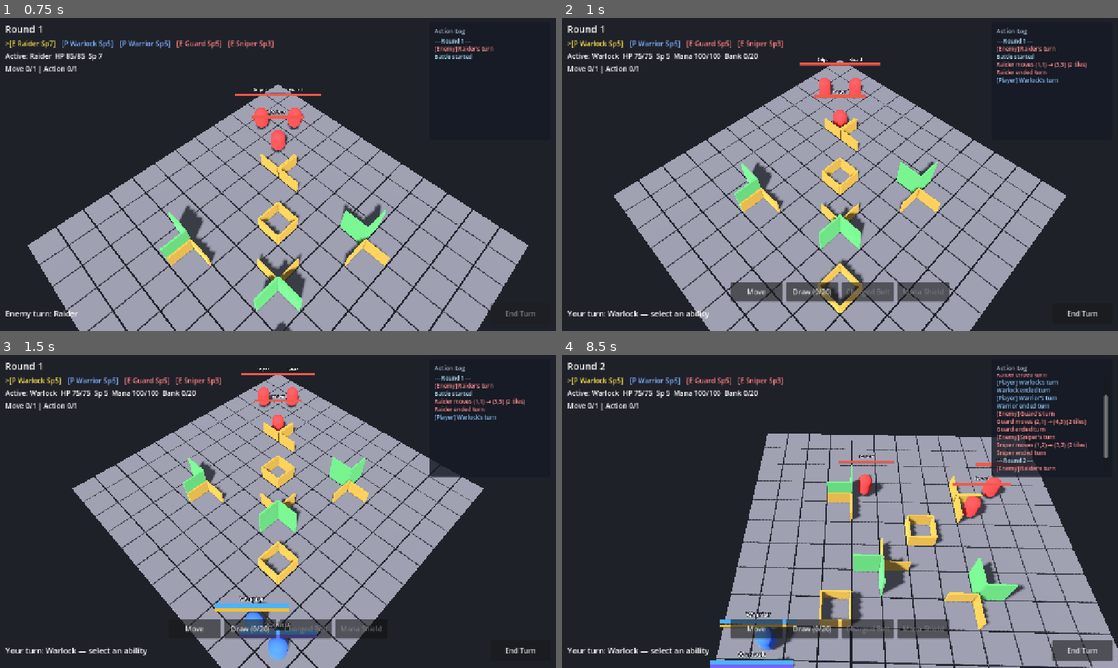
Above: before the commit, frames 1-4 (two rows, left to right).
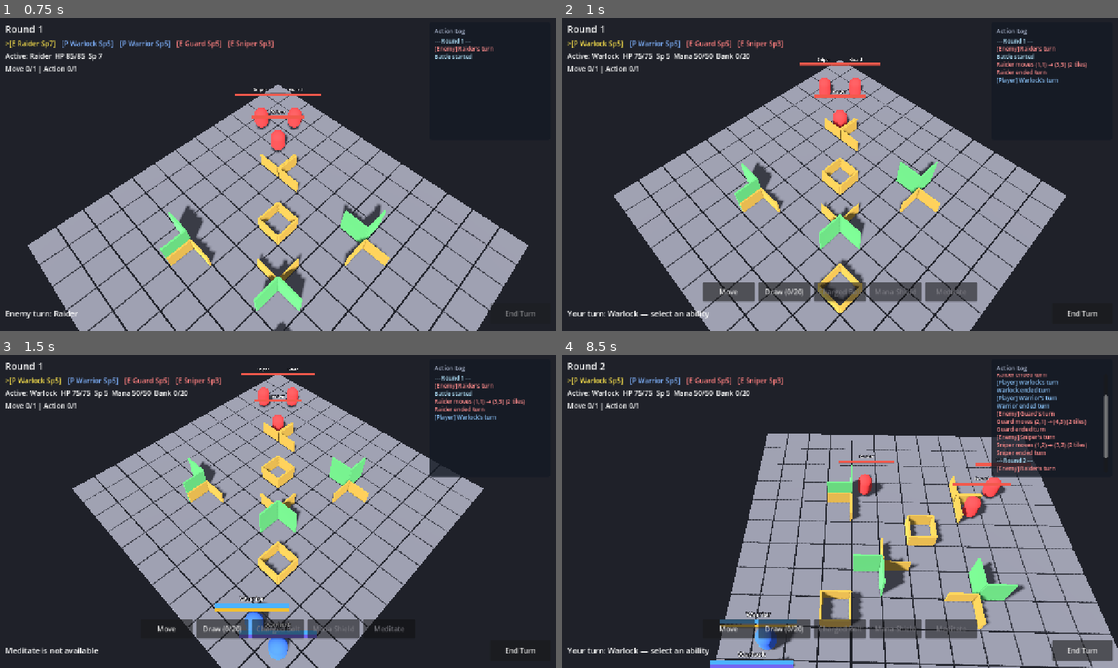
Above: after the commit, the same moments.

Repository: jabber484/battlechess-godot
Game: Godot game, scene res://scenes/battle/Battle.tscn
Two runs of this game, one before a commit and one after it. Both use one fixed random seed, a clock stepped at 60 frames per second and the inputs below.
Inputs (mouse positions are in pixels of both pictures, inside the frame that each line leads up to):
- Up to frame 1 (0.75 s): move the mouse to (400, 158) at 0.52 s; hold S (camera_pan_back) from 0.53 s (still down); click (400, 158) at 0.67 s
- Up to frame 2 (1 s): keep holding S (camera_pan_back)
- Up to frame 3 (1.5 s): release S (camera_pan_back) at 1.25 s; click (389, 630) at 1.25 s, where only the run after the commit has a clickable "Meditate"
- Up to frame 4 (8.5 s): click "End Turn" at 2 s; click "Move" at 2.75 s; click "Melee" at 3.5 s; click "Reckless" at 4.25 s; click "End Turn" at 5 s; move the mouse to (728, 527) at 5.77 s; tap W (camera_pan_forward) at 5.85 s; click (728, 527) at 5.92 s; move the mouse to (895, 442) at 6.52 s; hold A (camera_pan_left) 6.53-7.28 s; click (895, 442) at 6.67 s; move the mouse to (812, 574) at 7.27 s; tap D (camera_pan_right) at 7.35 s; click (812, 574) at 7.42 s; move the mouse to (1006, 558) at 8.02 s; hold Q (camera_rotate_left) from 8.03 s (still down); click (1006, 558) at 8.17 s

Frame 1 is identical in both runs. In frame 2, 1.3% of the frame differs, in the area x 23-75%, y 11-91%; in frame 3, 1.1%; in frame 4, 1.1%.

Commit message:
Add Warlock Meditate ability and update Mana Shield mechanics
- Introduced the Meditate ability, allowing Warlocks to restore half their max mana at the cost of ending their turn.
- Updated Mana Shield to be a free action, clarifying its mechanics and interaction with the Draw bank.
- Revised Warlock documentation to reflect changes in mana management and tactical options, enhancing player understanding of the unit's capabilities.
- Adjusted default max mana for Warlocks from 100 to 50, aligning with new gameplay mechanics.

Diff:
--- a/scripts/abilities/warlock_mana_shield_ability_data.gd
+++ b/scripts/abilities/warlock_mana_shield_ability_data.gd
@@ -3,7 +3,7 @@
 
 ## Mana Shield — raise a full-block barrier by dumping the Draw bank.
 ##
-## Slot: ACTION / CostSlot.ACTION; self-cast, runs on ability-bar click (`activates_on_select`).
+## Slot: ACTION / CostSlot.NONE (free — does not spend move or action); self-cast (`activates_on_select`).
 ## Cost: requires Draw bank ≥ `mana_cost`, then spends the **whole** bank.
 ## Normal (spent ≤ `overload_threshold`): blocks **1** damaging hit fully (no HP carryover).
 ## Overload (spent > threshold): blocks every damaging hit while up.
@@ -29,7 +29,7 @@
 	id = &"warlock_mana_shield"
 	display_name = "Mana Shield"
 	category = BattleEnums.AbilityCategory.ACTION
-	cost_slot = BattleEnums.CostSlot.ACTION
+	cost_slot = BattleEnums.CostSlot.NONE
 
 
 func can_activate(unit: Unit, ctx: AbilityContext) -> bool:
@@ -112,7 +112,6 @@
 	if provider == null:
 		return empty
 
-	var turn_manager := ctx.turn_manager
 	var spent_holder := {"spent": 0, "overload": false}
 
 	return {
@@ -126,9 +125,7 @@
 			_raise_shield(unit, bool(spent_holder["overload"]))
 			return true,
 		"present": Callable(),
-		"complete": func() -> void:
-			if turn_manager:
-				turn_manager.notify_acted(unit),
+		"complete": Callable(),
 		"death_units": [],
 		"presentation": BattleEnums.Presentation.SELF_BUFF,
 		"spent_drawn": spent_holder,
--- /dev/null
+++ b/scripts/abilities/warlock_meditate_ability_data.gd
@@ -0,0 +1,95 @@
+class_name WarlockMeditateAbilityData
+extends AbilityData
+
+## Meditate — spend the turn restoring half the mana well.
+##
+## Slot: ACTION / CostSlot.ACTION; self-cast, runs on ability-bar click (`activates_on_select`).
+## Effect: gain `floor(max_resource / 2)` mana (clamped to max), then **immediately end the turn**.
+## Gate: owns the action slot and well is not already full.
+
+@export var restore_fraction: float = 0.5
+
+
+func _init() -> void:
+	id = &"warlock_meditate"
+	display_name = "Meditate"
+	category = BattleEnums.AbilityCategory.ACTION
+	cost_slot = BattleEnums.CostSlot.ACTION
+
+
+func can_activate(unit: Unit, ctx: AbilityContext) -> bool:
+	if not super.can_activate(unit, ctx):
+		return false
+	if unit == null or not unit.has_resource(BattleEnums.UnitResource.MANA):
+		return false
+	return unit.get_resource(BattleEnums.UnitResource.MANA) < unit.max_resource
+
+
+func get_target_tiles(unit: Unit, _ctx: AbilityContext) -> Array[Vector2i]:
+	var result: Array[Vector2i] = []
+	if unit == null:
+		return result
+	result.append(unit.grid_pos)
+	return result
+
+
+func is_valid_target(unit: Unit, target_pos: Vector2i, _ctx: AbilityContext) -> bool:
+	return unit != null and target_pos == unit.grid_pos
+
+
+func activates_on_select() -> bool:
+	return true
+
+
+func _restore_amount(unit: Unit) -> int:
+	if unit == null or unit.max_resource <= 0:
+		return 0
+	return int(floor(float(unit.max_resource) * restore_fraction))
+
+
+func build_execution(unit: Unit, target_pos: Vector2i, ctx: AbilityContext) -> Dictionary:
+	var empty := {
+		"commit": Callable(),
+		"present": Callable(),
+		"complete": Callable(),
+		"death_units": [],
+	}
+	if unit == null or not is_valid_target(unit, target_pos, ctx):
+		return empty
+
+	var amount := _restore_amount(unit)
+	var turn_manager := ctx.turn_manager
+	var gained_holder := {"amount": 0}
+
+	return {
+		"commit": func() -> bool:
+			if unit == null or not unit.has_resource(BattleEnums.UnitResource.MANA):
+				return false
+			if unit.get_resource(BattleEnums.UnitResource.MANA) >= unit.max_resource:
+				return false
+			if amount <= 0:
+				return false
+			var before := unit.get_resource(BattleEnums.UnitResource.MANA)
+			unit.gain_resource(amount, BattleEnums.UnitResource.MANA)
+			gained_holder["amount"] = unit.get_resource(BattleEnums.UnitResource.MANA) - before
+			return gained_holder["amount"] > 0,
+		"present": Callable(),
+		"complete": func() -> void:
+			var gained: int = int(gained_holder["amount"])
+			if unit and gained > 0:
+				unit.emit_ability_log(
+					"%s meditates (+%d mana) — turn ends" % [unit.display_name, gained]
+				)
+			# Defer so ActionRunner can clear busy before the next unit's turn begins.
+			if turn_manager:
+				turn_manager.call_deferred("finish_turn", unit),
+		"death_units": [],
+		"presentation": BattleEnums.Presentation.SELF_BUFF,
+		"meditate_restore": amount,
+	}
+
+
+func get_tooltip_text() -> String:
+	return (
+		"Restore half your max mana, then immediately end your turn."
+	)
--- a/scripts/battle/battle_presenter.gd
+++ b/scripts/battle/battle_presenter.gd
@@ -251,21 +251,21 @@
 	execution["present"] = func() -> void:
 		focus_grid_pos(unit.grid_pos)
 		await _host.get_tree().create_timer(0.45).timeout
+	# Mana Shield sets spent_drawn; other SELF_BUFF abilities (e.g. Meditate) log themselves.
+	var spent_holder: Variant = execution.get("spent_drawn", null)
+	if typeof(spent_holder) != TYPE_DICTIONARY:
+		return
 	if _battle_ui:
 		var prior_complete: Callable = execution.get("complete", Callable())
-		var spent_holder: Variant = execution.get("spent_drawn", {})
 		execution["complete"] = func() -> void:
 			if prior_complete.is_valid():
 				prior_complete.call()
-			var spent := 0
-			var overload := false
-			if typeof(spent_holder) == TYPE_DICTIONARY:
-				spent = int(spent_holder.get("spent", 0))
-				overload = bool(spent_holder.get("overload", false))
+			var spent := int(spent_holder.get("spent", 0))
+			var overload := bool(spent_holder.get("overload", false))
 			var mode := "Overload" if overload else "raised"
 			var detail := "up to 3 unit turns / until own turn"
 			if not overload:
-				var block_charges: int = int(spent_holder.get("charges", 0)) if typeof(spent_holder) == TYPE_DICTIONARY else 0
+				var block_charges: int = int(spent_holder.get("charges", 0))
 				if block_charges <= 0:
 					block_charges = maxi(1, int(spent / 5))
 				detail = "blocks %d hit%s" % [block_charges, "" if block_charges == 1 else "s"]
--- a/scripts/data/default_battle_setup.gd
+++ b/scripts/data/default_battle_setup.gd
@@ -13,6 +13,7 @@
 const WarlockFistFightAbilityDataScript := preload("res://scripts/abilities/warlock_fist_fight_ability_data.gd")
 const WarlockManaShieldAbilityDataScript := preload("res://scripts/abilities/warlock_mana_shield_ability_data.gd")
 const WarlockChargedBoltAbilityDataScript := preload("res://scripts/abilities/warlock_charged_bolt_ability_data.gd")
+const WarlockMeditateAbilityDataScript := preload("res://scripts/abilities/warlock_meditate_ability_data.gd")
 
 
 static func get_unit_spawns() -> Array[UnitSpawnData]:
@@ -96,12 +97,13 @@
 	stats.damage = 8
 	stats.max_hp = 75
 	stats.resource_id = BattleEnums.UnitResource.MANA
-	stats.max_resource = 100
+	stats.max_resource = 50
 	var abilities: Array[AbilityData] = []
 	abilities.append(SimpleMoveAbilityDataScript.new())
 	abilities.append(WarlockDrawManaAbilityDataScript.new())
 	abilities.append(WarlockChargedBoltAbilityDataScript.new())
 	abilities.append(WarlockManaShieldAbilityDataScript.new())
+	abilities.append(WarlockMeditateAbilityDataScript.new())
 	abilities.append(WarlockFistFightAbilityDataScript.new())
 	stats.abilities = abilities
 	return stats
Not shown, added: scripts/abilities/warlock_meditate_ability_data.gd.uid
Not shown, changed: .cursor/rules/abilities.mdc
Not shown, changed: docs/warlock.md
